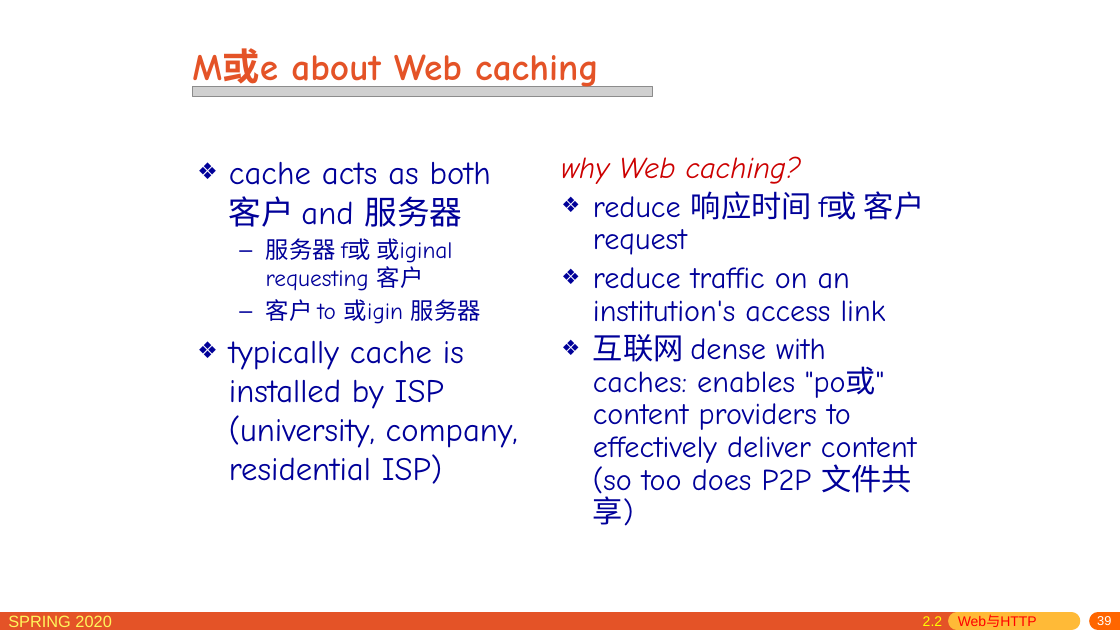
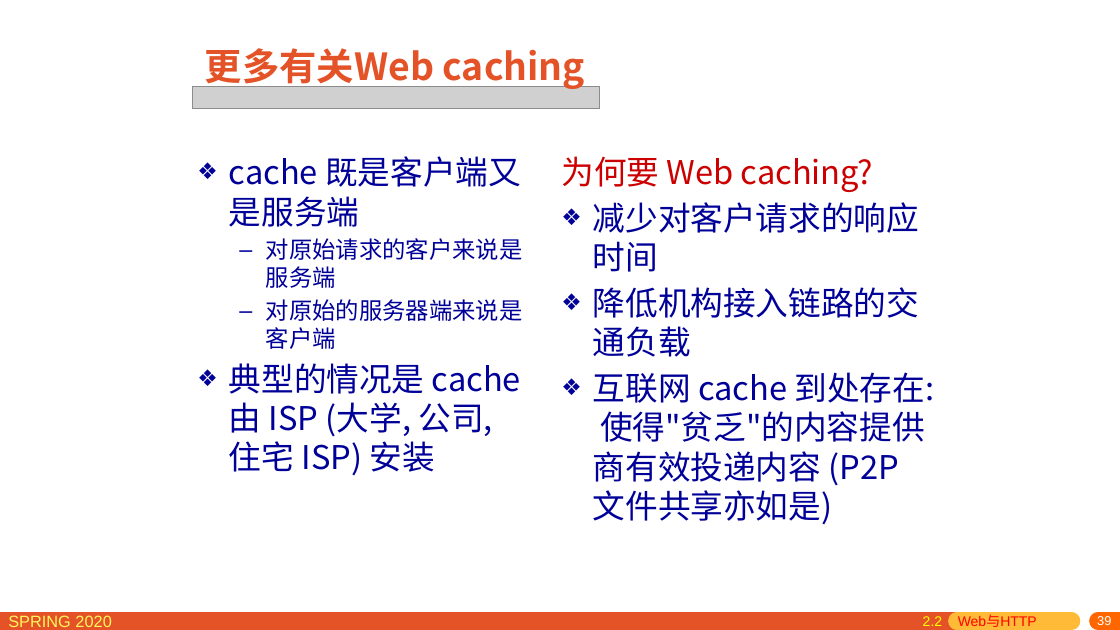
Before and after one commit to network-distributed/presentations, a slide deck: slide 39 of chapter2_cn.pptx. Drawn at 1120x630 pixels with LibreOffice and Linux fonts; fonts in the diff are those of the drawing; grey boxes stand for pictures. Boxes give left, top, right and bottom in pixels: in the first picture for what was removed or moved away, otherwise in the second. Text is boxed around its words. In the diff, an @@ line names an element or a change of style, - is before the commit and + after.

```diff
--- a/chapter2_cn.pptx
+++ b/chapter2_cn.pptx
@@ title at box(205, 48, 585, 90): text changed; font Comic Neue to Noto Sans CJK SC @@
-M或e about Web caching
+更多有关Web caching
@@ picture: place and size @@
-picture at box(192, 86, 653, 97)
+picture at box(192, 86, 600, 108)
@@ text at box(229, 156, 523, 475): text changed; font Comic Neue to Noto Sans CJK SC @@
-❖ cache acts as both 客户 and 服务器
-  – 服务器 f或 或iginal requesting 客户
-  – 客户 to 或igin 服务器
-❖ typically cache is installed by ISP (university, company, residential ISP)
+❖ cache 既是客户端又是服务端
+  – 对原始请求的客户来说是服务端
+  – 对原始的服务器端来说是客户端
+❖ 典型的情况是 cache 由 ISP (大学, 公司, 住宅 ISP) 安装
@@ text at box(561, 156, 935, 524): text changed; size 25.9 to 28 pt; font Comic Neue to Noto Sans CJK SC @@
-why Web caching?
-❖ reduce 响应时间 f或 客户 request
-❖ reduce traffic on an institution's access link
-❖ 互联网 dense with caches: enables "po或" content providers to effectively deliver content (so too does P2P 文件共享)
+为何要 Web caching?
+❖ 减少对客户请求的响应时间
+❖ 降低机构接入链路的交通负载
+❖ 互联网 cache 到处存在: 使得"贫乏"的内容提供商有效投递内容 (P2P 文件共享亦如是)
```
Also in this commit, not shown: 71 other slides changed, 1 other file.
